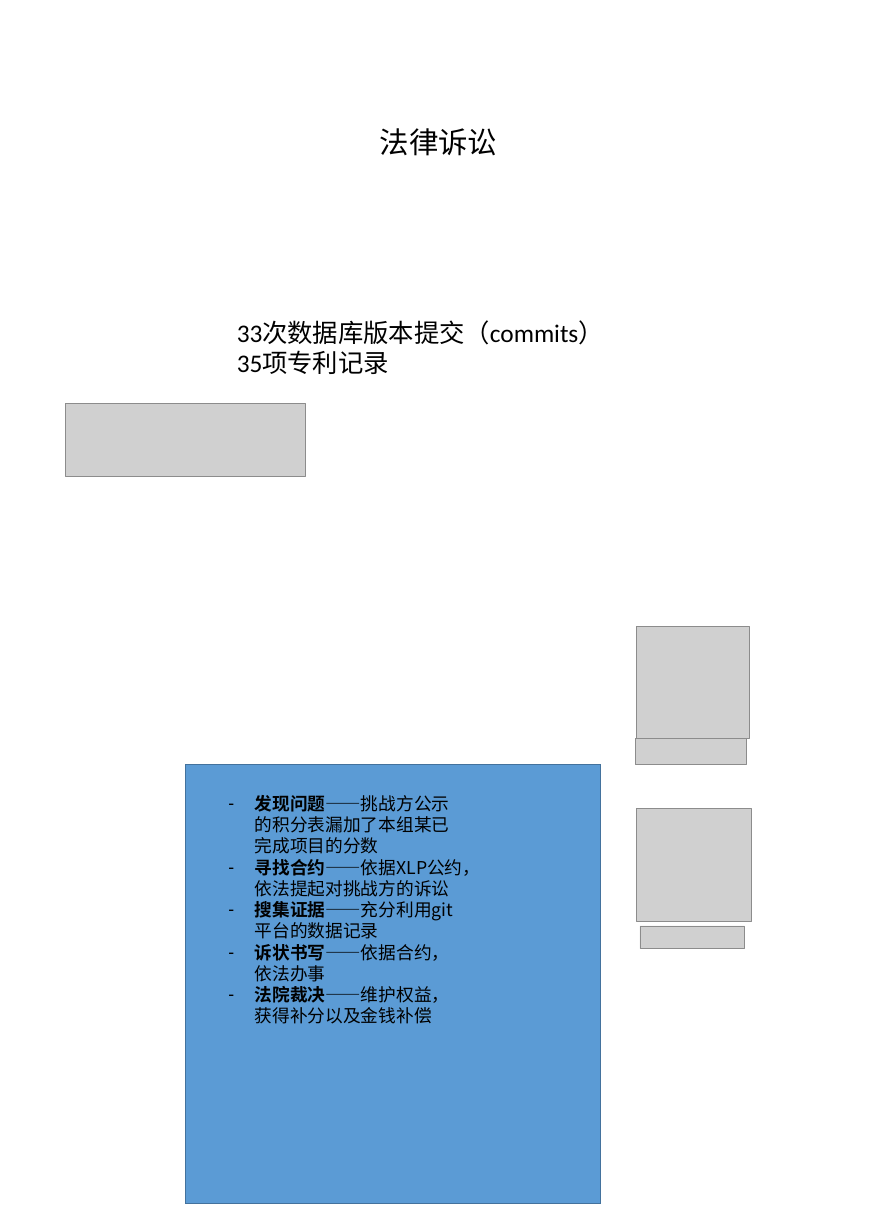
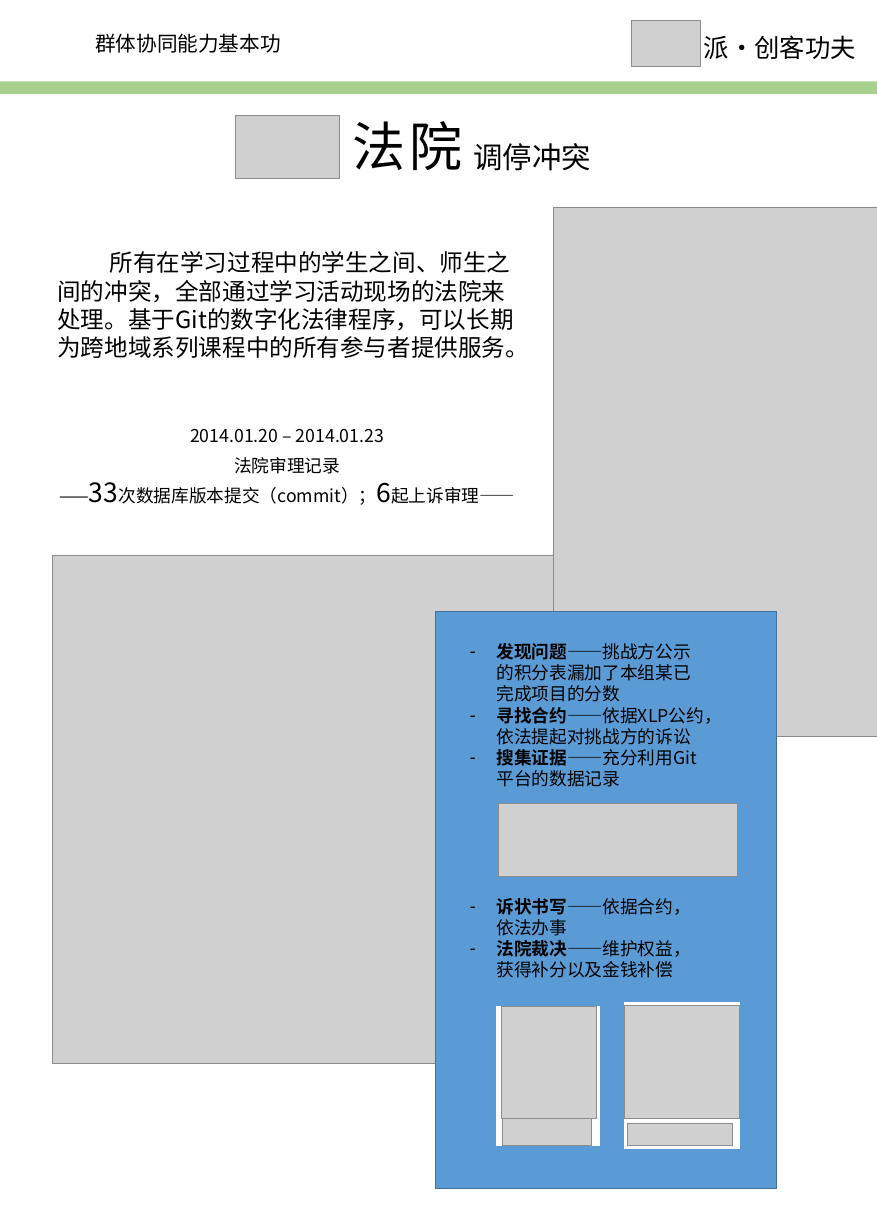
Before and after one commit to woodyme/i.center_my_workzone, a slide deck: slide 3 of 训练中心创客交叉融合空间建设/doc/创客空间模式展板.pptx (slide 4 before the commit). Drawn at 877x1232 pixels with LibreOffice and Linux fonts; fonts in the diff are those of the drawing; grey boxes stand for pictures; background and template pictures are left out. Boxes give left, top, right and bottom in pixels: in the first picture for what was removed or moved away, otherwise in the second. Text is boxed around its words. In the diff, an @@ line names an element or a change of style, - is before the commit and + after.

Commit message:
relocate refs, and add 创客空间参与模型

```diff
--- a/训练中心创客交叉融合空间建设/doc/创客空间模式展板.pptx
+++ b/训练中心创客交叉融合空间建设/doc/创客空间模式展板.pptx
@@ picture added at (631,20,700,66) @@
@@ text added at (95,33,280,53), 28 pt, text #000000 @@
+群体协同能力基本功
@@ text added at (704,35,856,59), 34.4 pt, text #000000 @@
+派·创客功夫
@@ rectangle added at (0,81,877,94), fill #A9D18E @@
@@ picture added at (235,116,340,178) @@
@@ text added at (352,121,462,170), 72 pt, text #000000 @@
+法院
@@ text at (473,143,591,171): text changed @@
-法律诉讼
+调停冲突
@@ picture added at (553,207,877,736) @@
@@ text added at (57,251,529,358), 32 pt, text #000000 @@
+所有在学习过程中的学生之间、师生之间的冲突，全部通过学习活动现场的法院来处理。基于Git的数字化法律程序，可以长期为跨地域系列课程中的所有参与者提供服务。
@@ text removed at (237,321,604,374) @@
-33次数据库版本提交（commits）
-35项专利记录
@@ text added at (118,429,384,505), 24 pt, text #000000 @@
+2014.01.20 – 2014.01.23
+法院审理记录
+——33次数据库版本提交（commit）；6起上诉审理——
@@ picture added at (52,555,588,1063) @@
@@ rectangle: place and size @@
-rectangle at (186,765,601,1204)
+rectangle at (436,611,776,1188)
@@ text "发现问题——挑战方公示的积分表漏加了本组某已完成项目的分数": place and size @@
-text "发现问题——挑战方公示的积分表漏加了本组某已完成项目的分数" at (255,795,480,1024)
+text "发现问题——挑战方公示的积分表漏加了本组某已完成项目的分数" at (497,643,722,978)
@@ text at (497,749,698,766): text changed @@
-– 搜集证据——充分利用git平台的数据记录
+– 搜集证据——充分利用Git平台的数据记录
@@ picture: place and size @@
-picture at (66,404,305,477)
+picture at (498,804,737,877)
@@ rectangle added at (497,1006,600,1145), fill #FFFFFF, outline #FFFFFF 1 pt @@
@@ picture: place and size @@
-picture at (636,626,749,739)
+picture at (502,1006,596,1119)
@@ picture: place and size @@
-picture at (637,809,751,922)
+picture at (624,1006,739,1118)
@@ rectangle added at (624,1003,739,1149), fill #FFFFFF, outline #FFFFFF 1 pt @@
@@ picture: place and size @@
-picture at (636,739,746,765)
+picture at (502,1119,592,1145)
@@ picture: place and size @@
-picture at (640,926,744,949)
+picture at (628,1123,732,1146)
```
Also in this commit, not shown: 2 slides added, 3 slides removed, 9 other files.
